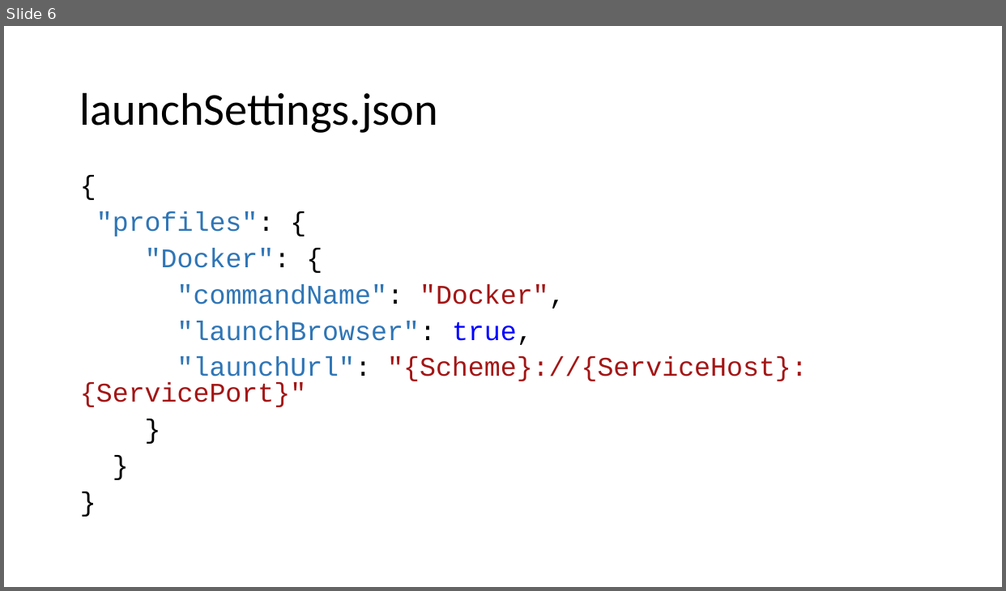
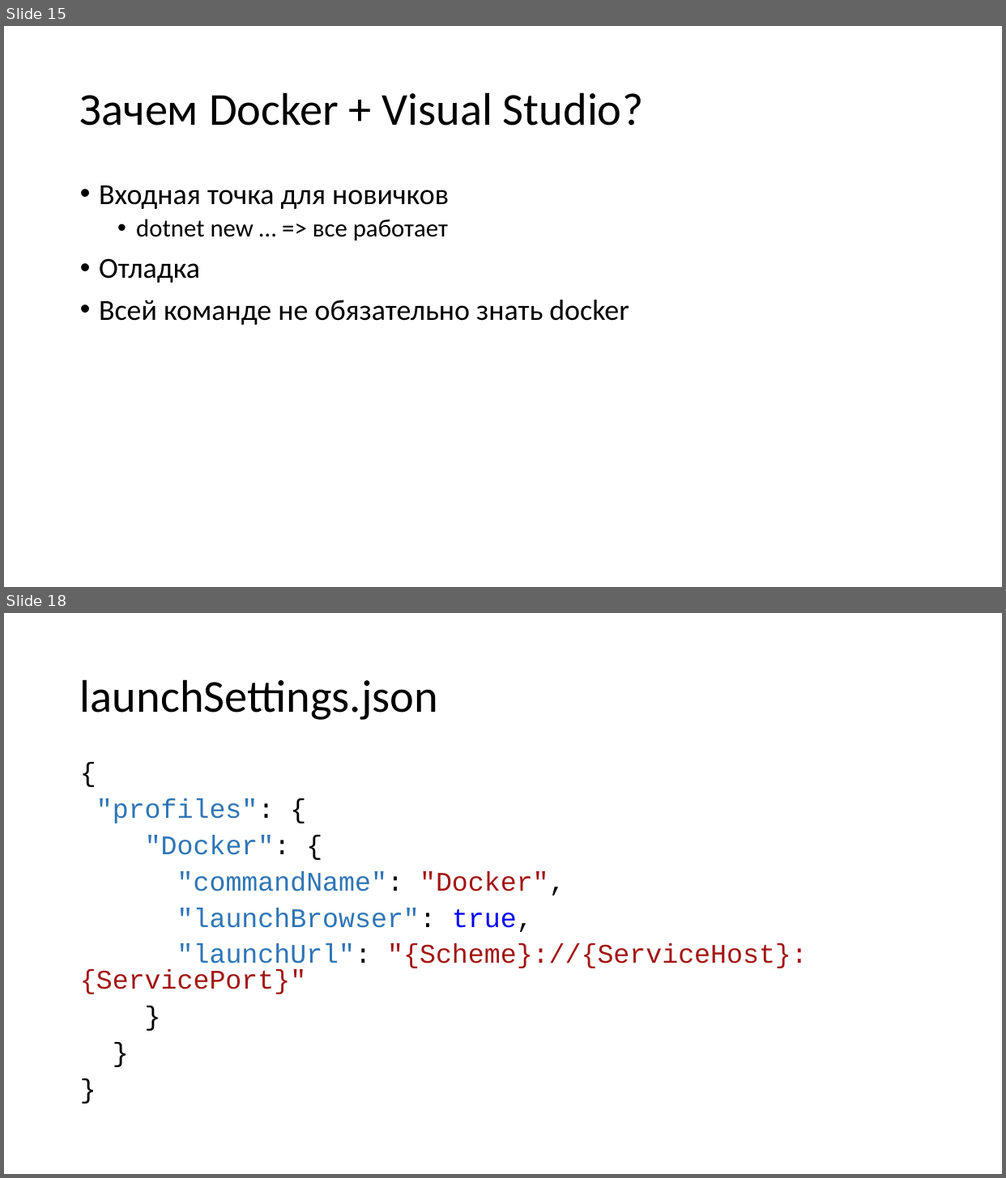
Before and after one commit to kugushev/presentations, a slide deck: 2019_VisualStudio-And-Docker/Presentation.pptx. Shown one above the other, each under a label of ours: slide 6 before the commit, slides 15 and 18 after it; the slides between them are not shown. The pictures are 1006x591 and 1006x1178 pixels, drawn with LibreOffice and Linux fonts; fonts in the diff are those of the drawing. Boxes give left, top, right and bottom in pixels: in the first picture for what was removed or moved away, otherwise in the second. Text is boxed around its words. In the diff, an @@ line names an element or a change of style, - is before the commit and + after.

```diff
--- a/2019_VisualStudio-And-Docker/Presentation.pptx
+++ b/2019_VisualStudio-And-Docker/Presentation.pptx
@@ slide 15 added at (x1=4, y1=26, x2=1002, y2=587), background #FFFFFF @@
@@ title added at (x1=80, y1=92, x2=644, y2=126), 44 pt, text #000000 @@
+Зачем Docker + Visual Studio?
@@ text added at (x1=99, y1=186, x2=629, y2=325), 28 pt, text #000000 @@
+• Входная точка для новичков
+  • dotnet new … => все работает
+• Отладка
+• Всей команде не обязательно знать docker
@@ what was slide 6 is now slide 18 @@
```
Also in this commit, not shown: 13 slides changed, 11 other slides added, 1 other file.
